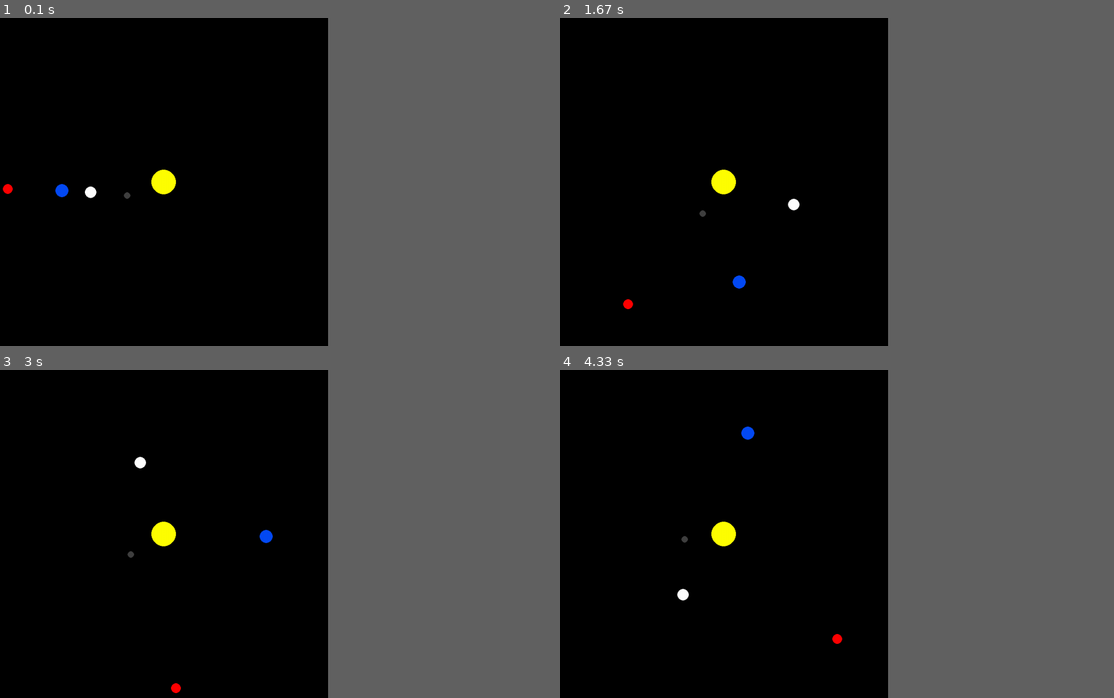
Above: before the commit, frames 1-4 (two rows, left to right).
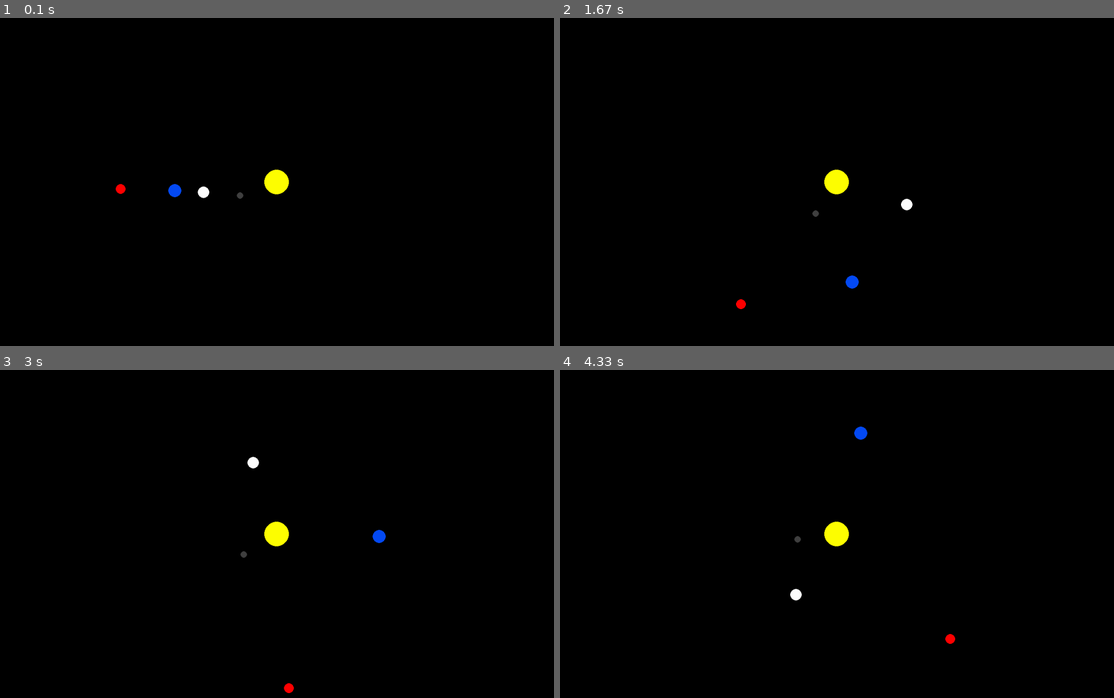
Above: after the commit, the same moments.

Repository: Specter-0/Pygame-utilities
Game: pygame game, started from pygameTests.py
Two runs of this game, one before a commit and one after it. Both use one fixed random seed, a clock stepped at 60 frames per second and the inputs below.
Inputs:
- Up to frame 1 (0.1 s): no input
- Up to frame 2 (1.67 s): no input
- Up to frame 3 (3 s): no input
- Up to frame 4 (4.33 s): no input
In our replay, the window is 533x533 before the commit and 900x533 after it. These sizes can differ from the game's own. Grey fills any space a smaller window leaves; there, only what the larger window draws over its background counts as a difference.

The runs differ from the first frame. In frame 1, 0.9% of the frame differs, in the area x 0-53%, y 46-56%; in frame 2, 0.9%; in frame 3, 0.9%; in frame 4, 0.9%, in the area x 21-72%, y 17-84%.

Commit message:
change some stats

Diff:
--- a/pygameTests.py
+++ b/pygameTests.py
@@ -6,7 +6,7 @@
 
 
 
-width = 800
+width = 1350
 height = 800
 win = pg.display.set_mode([width, height])
 
@@ -84,7 +84,7 @@
     mercury = Planet(-0.387 * Planet.AU, 0, 8, pgu.GRAY, 0.330 * 10**24)
     mercury.y_vel = 47.4 * 1000
 
-    venus = Planet(-0.723 * Planet.AU, 0, 14, pgu.WHITE, 4.8685 * 10**24)
+    venus = Planet(-0.723 * Planet.AU, 0, 14, pgu.WHITE, 1.8685 * 10**24)
     venus.y_vel = 35.02 * 1000
 
     planets = [sun, earth, mars, mercury, venus]
